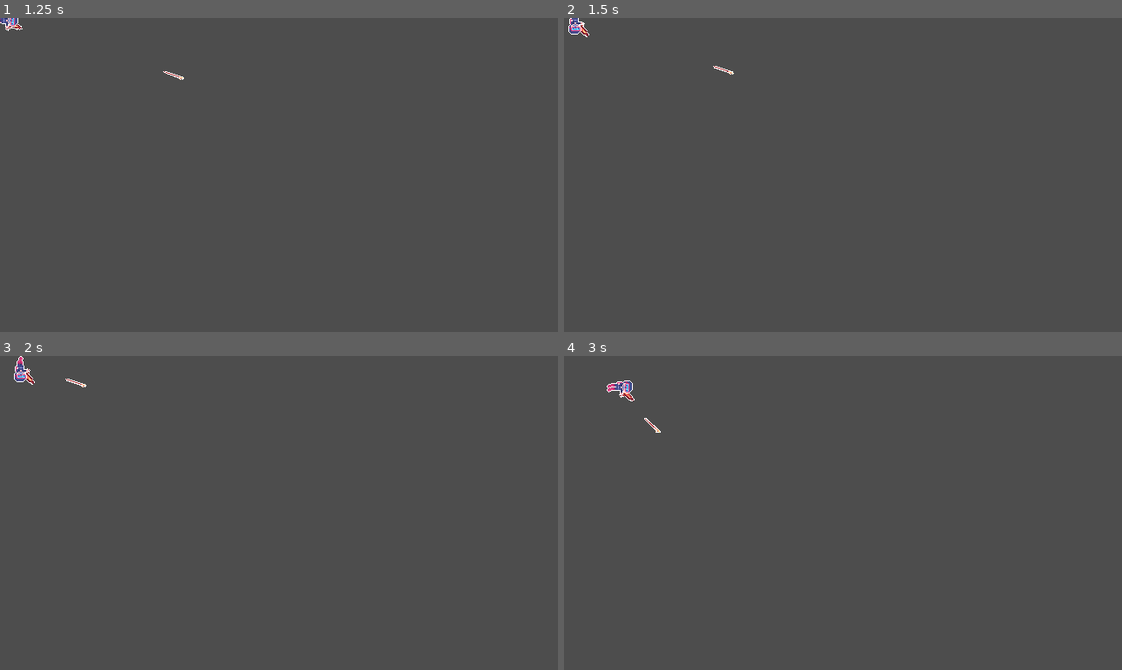
Above: before the commit, frames 1-4 (two rows, left to right).
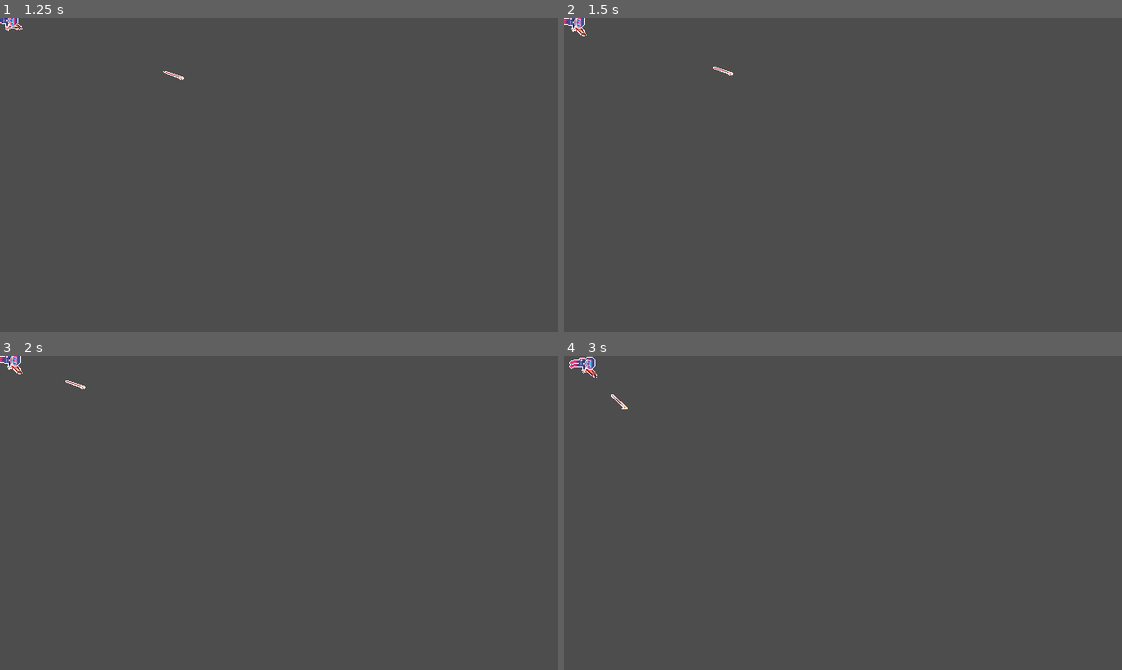
Above: after the commit, the same moments.

Repository: SeenicRoot/spearfishing-game
Game: Godot game, scene res://player/player.tscn
The game is run twice, just before and just after one commit, with the same random seed, the same clock (stepped at 60 frames per second) and the same inputs. The project has no main scene, so this scene is started directly.
Inputs (mouse positions are in pixels of both pictures, inside the frame that each line leads up to):
- Up to frame 1 (1.25 s): tap Enter at 0.5 s; move the mouse to (401, 159) at 0.52 s; press the mouse at (401, 159) at 0.53 s; hold Space (accelerate) from 0.53 s (still down)
- Up to frame 2 (1.5 s): move the mouse to (731, 190) at 1.27 s; release Space (accelerate) at 1.28 s; release the mouse at (731, 190) at 1.28 s; click (731, 190) at 1.35 s
- Up to frame 3 (2 s): no input
- Up to frame 4 (3 s): move the mouse to (898, 443) at 2.02 s; press the mouse at (898, 443) at 2.03 s; hold Space (accelerate) from 2.03 s (still down); move the mouse to (815, 575) at 2.77 s; release the mouse at (815, 575) at 2.78 s; click (815, 575) at 2.85 s

Frame 1 is identical in both runs. In frame 2, 0.2% of the frame differs, in the area x 0-31%, y 0-19%; in frame 3, 0.3%; in frame 4, 0.4%, in the area x 0-18%, y 0-25%.

Commit message:
Bugfix constant acceeleration

Diff:
--- a/player/player.gd
+++ b/player/player.gd
@@ -26,7 +26,7 @@
 func _unhandled_input(event: InputEvent) -> void:
 	if event is InputEventMouse:
 		mouse_position = event.global_position
-	if event.is_action_pressed("accelerate"):
+	if event.is_action("accelerate"):
 		is_accelerating = event.is_pressed()
 	if event.is_action_pressed("shoot"):
 		if harpoon_ready:
Not shown: 1 places in player/player.tscn that only renumber resources
